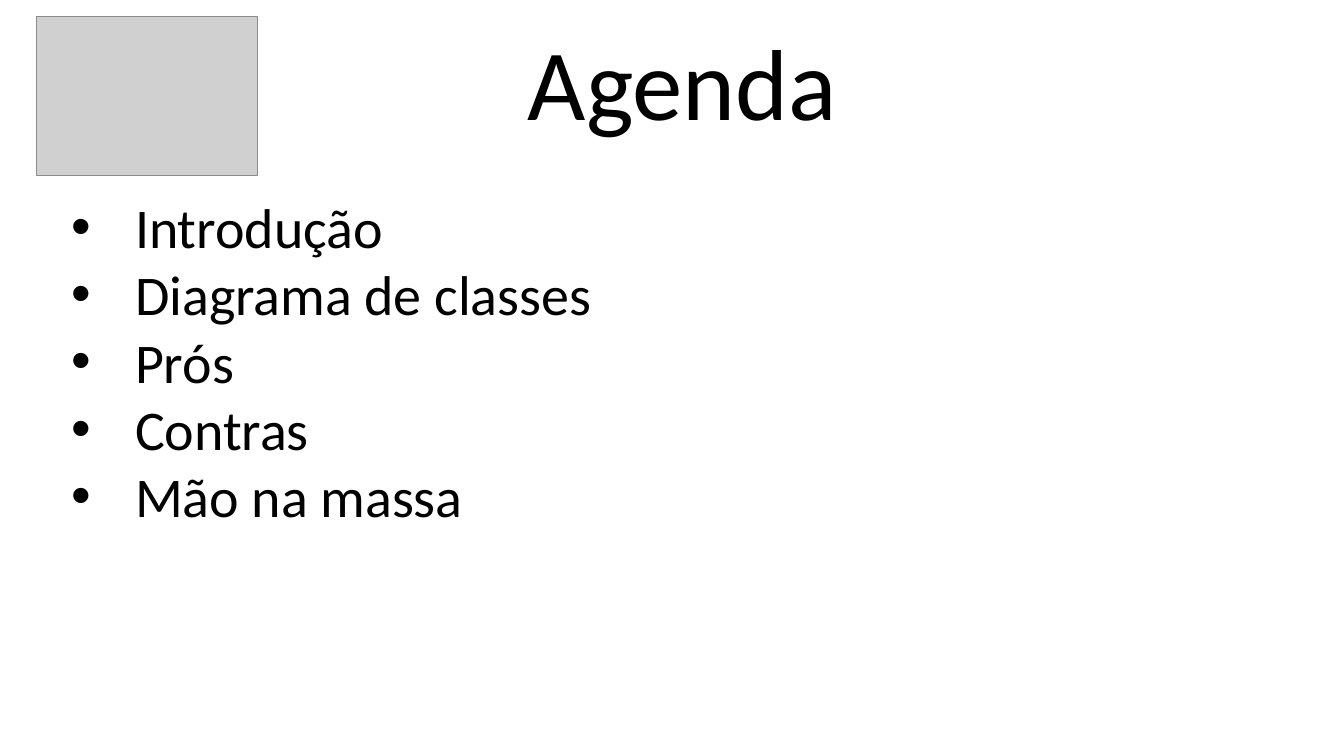
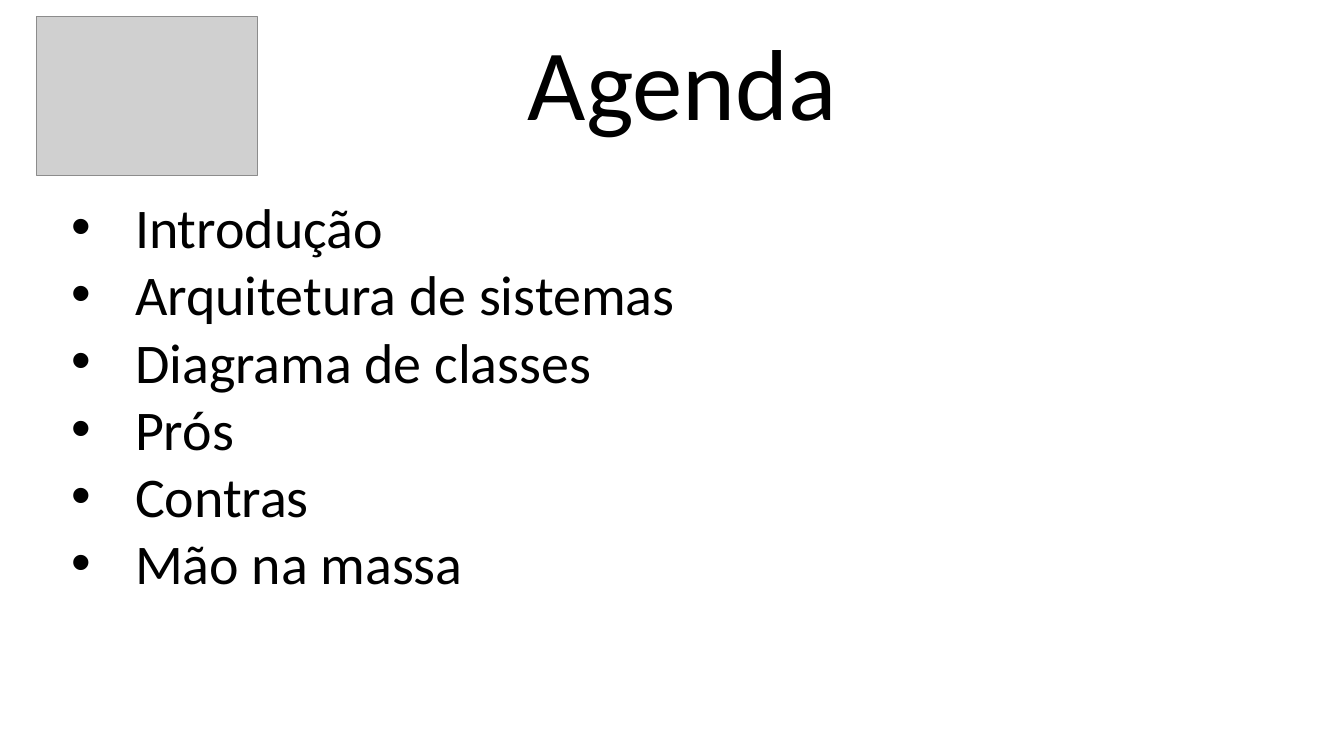
Before and after one commit to jslsolucoes/training, a slide deck: slide 2 of presentation/design-systems/datetime/datetime.pptx. Drawn at 1344x756 pixels with LibreOffice and Linux fonts; fonts in the diff are those of the drawing; grey boxes stand for pictures. Boxes give left, top, right and bottom in pixels: in the first picture for what was removed or moved away, otherwise in the second. Text is boxed around its words. In the diff, an @@ line names an element or a change of style, - is before the commit and + after.

```diff
--- a/presentation/design-systems/datetime/datetime.pptx
+++ b/presentation/design-systems/datetime/datetime.pptx
@@ text at (135,276,674,324): paragraph added @@
+• Arquitetura de sistemas
```
Also in this commit, not shown: 4 other slides changed, 2 slides added, 1 slide removed, 3 other files.
